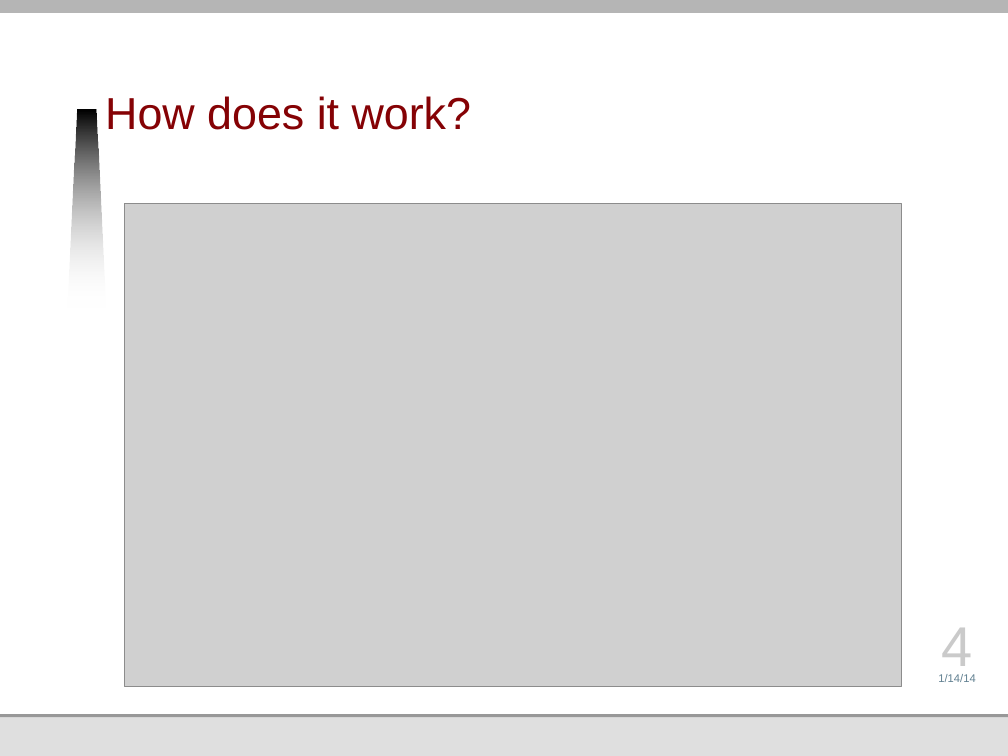
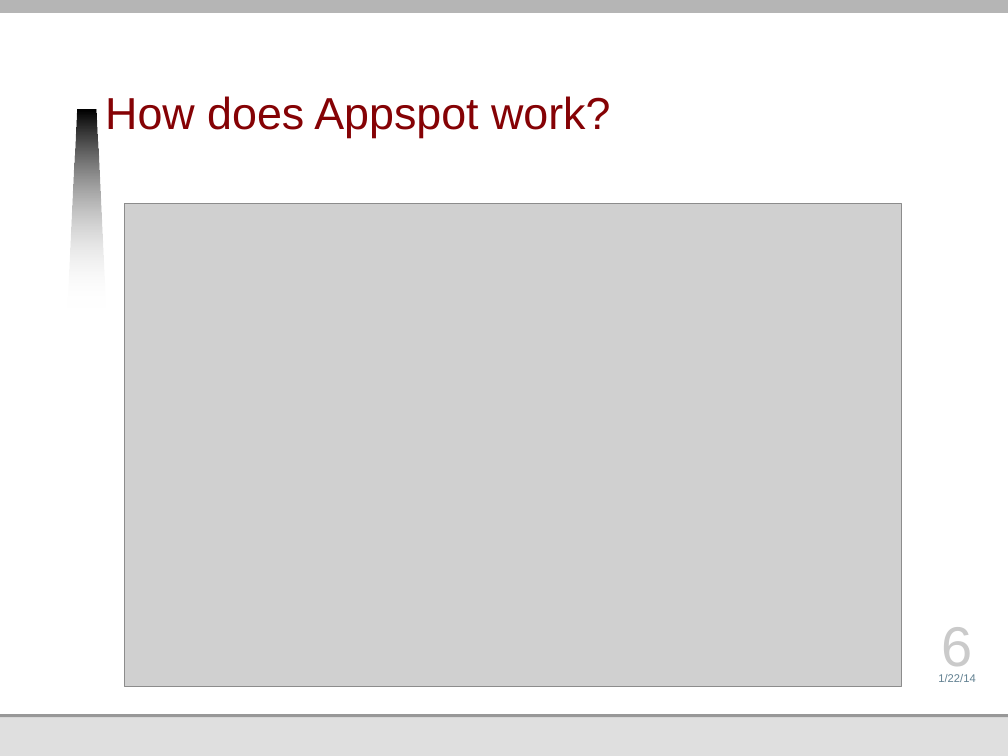
Before and after one commit to jmankoff/data, a slide deck: slide 6 of Lectures/Byte1.pptx (slide 4 before the commit). Drawn at 1008x756 pixels with LibreOffice and Linux fonts; fonts in the diff are those of the drawing; grey boxes stand for pictures; background and template pictures are left out. Boxes give left, top, right and bottom in pixels: in the first picture for what was removed or moved away, otherwise in the second. Text is boxed around its words. In the diff, an @@ line names an element or a change of style, - is before the commit and + after.

```diff
--- a/Lectures/Byte1.pptx
+++ b/Lectures/Byte1.pptx
@@ title at [105,96,610,138]: text changed @@
-How does it work?
+How does Appspot work?
@@ page number at [942,627,973,676]: text changed @@
-4
+6
@@ text at [938,674,975,682]: text changed @@
-1/14/14
+1/22/14
```
Also in this commit, not shown: 11 other slides changed, 2 slides added, 2 other files.
